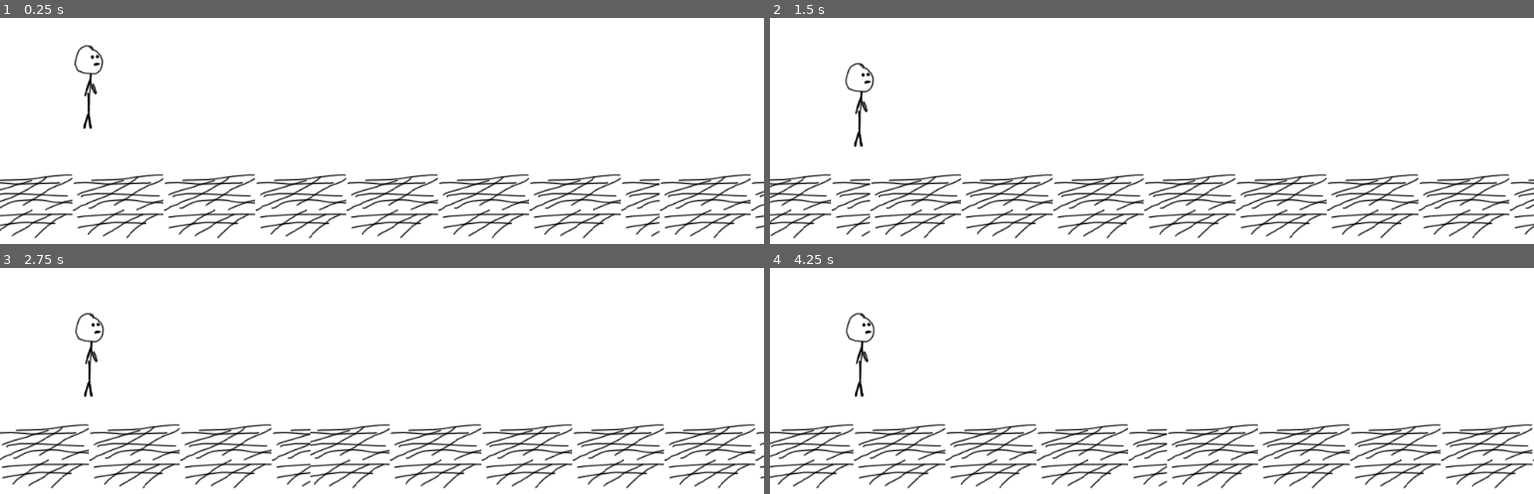
Above: before the commit, frames 1-4 (two rows, left to right).
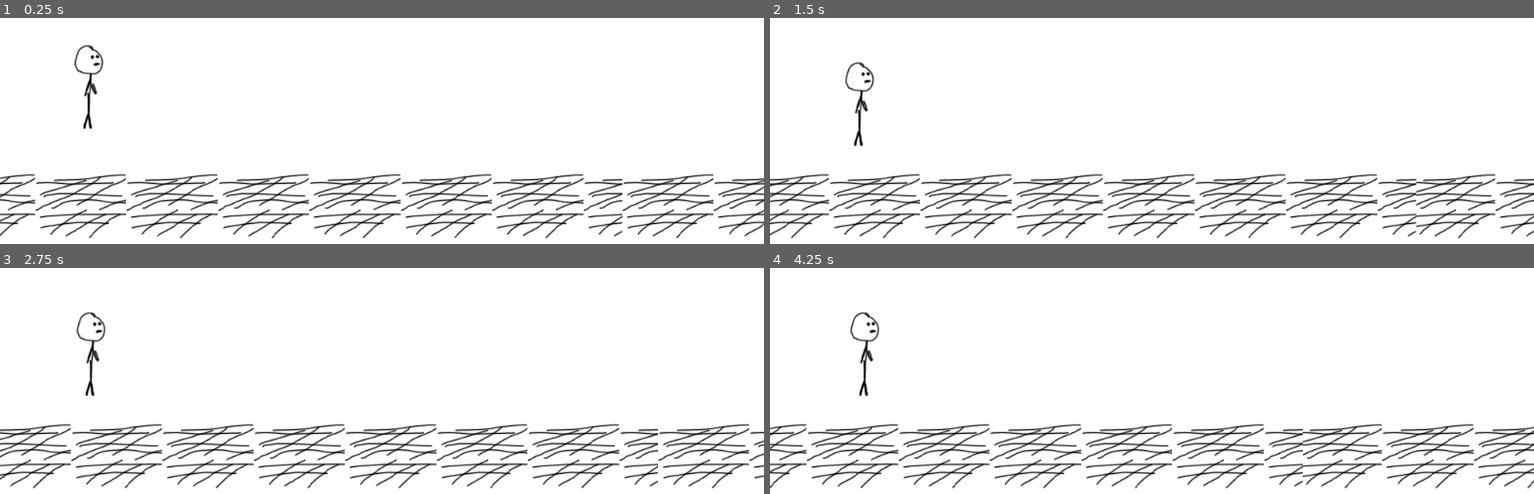
Above: after the commit, the same moments.

Repository: cuire/Voleur-de-Renard
Game: Godot game, scene res://scenes/main_location/kingdom.tscn
Same seed, same stepped clock (60 frames per second), same inputs: the game is played once before the commit and once after it.
Inputs:
- Up to frame 1 (0.25 s): no input
- Up to frame 2 (1.5 s): no input
- Up to frame 3 (2.75 s): no input
- Up to frame 4 (4.25 s): no input

The runs differ from the first frame. In frame 1, 13% of the frame differs, in the area x 0-100%, y 68-98%; in frame 2, 13%; in frame 3, 13%; in frame 4, 14%, in the area x 0-100%, y 19-98%.

Commit message:
added delta to movment and record current position

Diff:
--- a/scenes/main_location/kingdom.gd
+++ b/scenes/main_location/kingdom.gd
@@ -3,19 +3,21 @@
 onready var current_frame = $CurrentFrame
 onready var next_frame = $NextFrame
 onready var viewport_size: float = get_viewport().size.x
-var current_position : Vector2 = Vector2.ZERO
+var current_position : int = 0
 
 const DIRECTION: int = -1
 export var velocity: float = 1.5 * DIRECTION
 
-func _process(_delta: float) -> void:
-	_move_frame(current_frame)
-	_move_frame(next_frame)
+func _process(delta: float) -> void:
+	current_position += velocity * delta * DIRECTION
+	print(current_position)
+	_move_frame(current_frame, delta)
+	_move_frame(next_frame, delta)
 
 # Function to move frame
-func _move_frame(frame: Node2D) -> void:
+func _move_frame(frame: Node2D, delta) -> void:
 	# Move frame
-	frame.position.x += velocity
+	frame.position.x += velocity * delta
 	# Try to reposition the frame
 	if viewport_size * DIRECTION > frame.position.x:
 		frame.position.x += 2 * viewport_size
--- a/scenes/main_location/kingdom.tscn
+++ b/scenes/main_location/kingdom.tscn
@@ -7,7 +7,7 @@
 
 [node name="Kingdom" type="Node2D"]
 script = ExtResource( 4 )
-velocity = -10.0
+velocity = -800.0
 
 [node name="CurrentFrame" type="Node2D" parent="."]
 __meta__ = {
